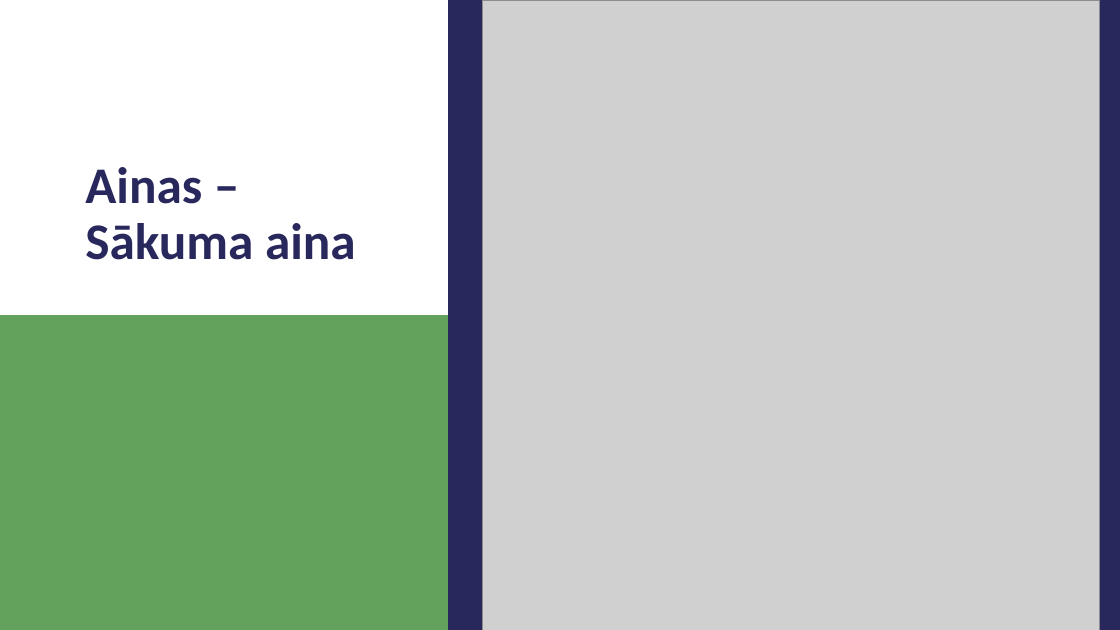
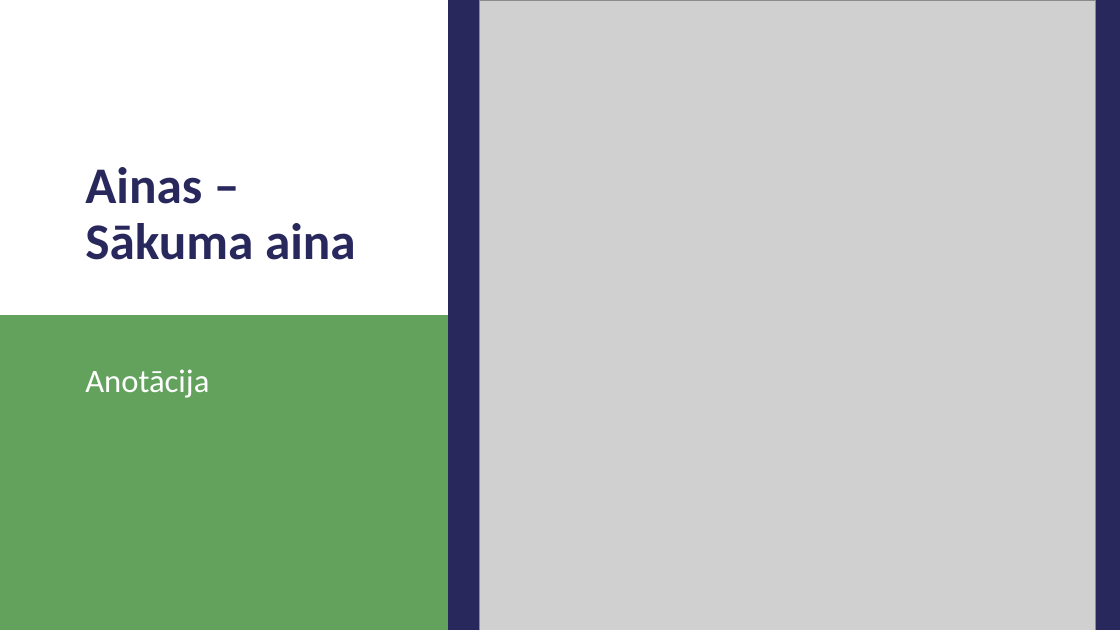
Before and after one commit to 1ivyatan/drumstalotajs, a slide deck: slide 8 of Documentation/Prezentācija.pptx (slide 5 before the commit). Drawn at 1120x630 pixels with LibreOffice and Linux fonts; fonts in the diff are those of the drawing; grey boxes stand for pictures. Boxes give left, top, right and bottom in pixels: in the first picture for what was removed or moved away, otherwise in the second. Text is boxed around its words. In the diff, an @@ line names an element or a change of style, - is before the commit and + after.

Commit message:
screenshots

```diff
--- a/Documentation/Prezentācija.pptx
+++ b/Documentation/Prezentācija.pptx
@@ picture: place and size @@
-picture at (483,0,1100,630)
+picture at (480,0,1096,630)
@@ text added at (85,369,209,398), 28 pt, text #FFFFFF @@
+Anotācija
```
Also in this commit, not shown: 6 other slides changed, 21 slides added.
